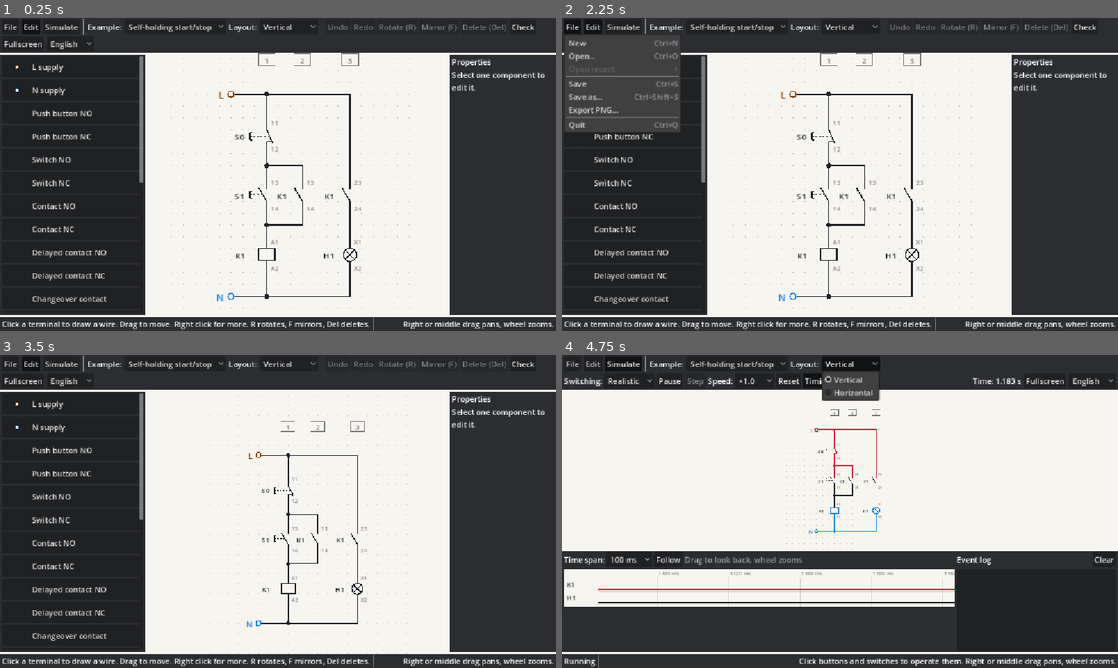
Above: before the commit, frames 1-4 (two rows, left to right).
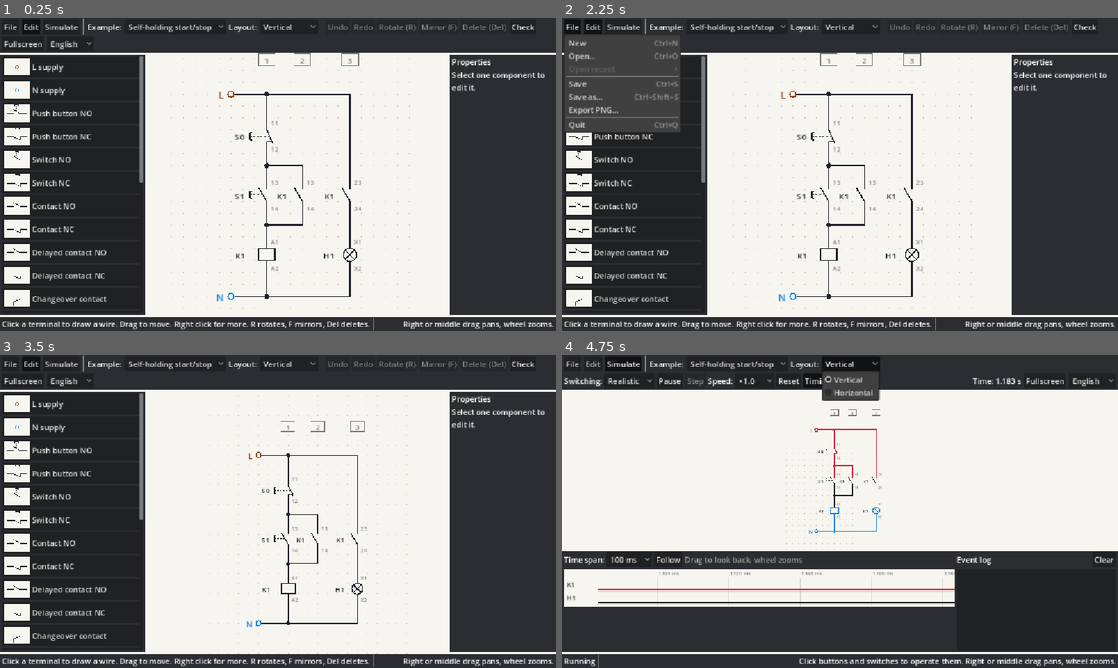
Above: after the commit, the same moments.

Repository: JarasonPC/ladder-lab
Game: Godot game, scene res://main.tscn
The game is run twice, just before and just after one commit, with the same random seed, the same clock (stepped at 60 frames per second) and the same inputs.
Inputs:
- Up to frame 1 (0.25 s): no input
- Up to frame 2 (2.25 s): click "Self-holding start/stop" at 0.5 s; click "Self-holding start/stop" at 1.25 s; click "File" at 2 s
- Up to frame 3 (3.5 s): click "Edit" at 2.75 s
- Up to frame 4 (4.75 s): click "Simulate" at 3.5 s; click "Vertical" at 4.25 s

The runs differ from the first frame. In frame 1, 2.7% of the frame differs, in the area x 0-6%, y 12-93%; in frame 2, 1.9%; in frame 3, 2.7%; in frame 4, nothing differs.

Commit message:
Fix invisible palette icons, swapped coil labels; add short-circuit banner
Palette symbols sit on a light tile again (the opaque panels hid the dark
lines), coil labels follow custom terminal names, and an unprotected
short shows a large red NO FUSE and SHORT CIRCUIT! banner.

Co-Authored-By: Claude Opus 5.5 <noreply@anthropic.com>
Claude-Session: https://claude.ai/code/session_0195W1p1hzfqGfpWqfXK2WuV

Diff:
--- a/ui/editor/palette.gd
+++ b/ui/editor/palette.gd
@@ -72,6 +72,13 @@
 	var symbol: SchematicSymbol = SymbolFactory.create(component, placement)
 	symbol.show_labels = false
 	symbol.scale = Vector2(ICON_SCALE, ICON_SCALE)
+	# Symbols are drawn for the light schematic paper, so give them a tile of it.
+	var paper: ColorRect = ColorRect.new()
+	paper.color = SchematicTheme.BACKGROUND
+	paper.position = Vector2(4, 4)
+	paper.size = Vector2(54, 36)
+	paper.mouse_filter = Control.MOUSE_FILTER_IGNORE
+	button.add_child(paper)
 	var span: float = SymbolGeometry.SPAN * SymbolGeometry.GRID * ICON_SCALE
 	symbol.position = Vector2(10.0 + (span * 0.5 if component is PowerSupply else 0.0), 23.0)
 	button.add_child(symbol)
--- a/ui/editor/schematic_editor.gd
+++ b/ui/editor/schematic_editor.gd
@@ -223,7 +223,7 @@
 			data.erase("drop_out")
 	var replacement: CircuitComponent = DocumentSerializer.component_from_dict(data)
 	if replacement == null:
-		return tr("Terminal names must be different from each other, without spaces or \":\".")
+		return tr("Terminal names must all be different, without spaces or colons.")
 	var snapshot: Dictionary = DocumentSerializer.to_dict(doc)
 	if not _can_replace(old, replacement):
 		return tr("%s is already used in this circuit.") % replacement.id
--- a/ui/main.gd
+++ b/ui/main.gd
@@ -68,6 +68,8 @@
 var _side: VBoxContainer
 ## Part of the window where the schematic is visible (between the panels).
 var _canvas_area: Control
+## Big red warning over the schematic during an unprotected short circuit.
+var _short_banner: Label
 var _properties: PropertiesPanel
 var _check_panel: CheckPanel
 var _status_label: Label
@@ -255,6 +257,22 @@
 	_canvas_area.size_flags_horizontal = Control.SIZE_EXPAND_FILL
 	_canvas_area.mouse_filter = Control.MOUSE_FILTER_IGNORE
 	middle.add_child(_canvas_area)
+	_short_banner = Label.new()
+	_short_banner.auto_translate_mode = Node.AUTO_TRANSLATE_MODE_DISABLED
+	_short_banner.horizontal_alignment = HORIZONTAL_ALIGNMENT_CENTER
+	_short_banner.add_theme_font_size_override("font_size", 26)
+	_short_banner.add_theme_color_override("font_color", Color.WHITE)
+	var banner_style: StyleBoxFlat = StyleBoxFlat.new()
+	banner_style.bg_color = SchematicTheme.LIVE
+	banner_style.set_content_margin_all(10.0)
+	banner_style.set_corner_radius_all(6)
+	_short_banner.add_theme_stylebox_override("normal", banner_style)
+	_short_banner.set_anchors_and_offsets_preset(Control.PRESET_CENTER_TOP)
+	_short_banner.grow_horizontal = Control.GROW_DIRECTION_BOTH
+	_short_banner.position.y = 12.0
+	_short_banner.mouse_filter = Control.MOUSE_FILTER_IGNORE
+	_short_banner.hide()
+	_canvas_area.add_child(_short_banner)
 	_side = VBoxContainer.new()
 	middle.add_child(_side)
 	_properties = PropertiesPanel.new()
@@ -794,6 +812,9 @@
 func _on_stepped(result: StepResult) -> void:
 	if _time_label == null:
 		return
+	_short_banner.visible = mode == Mode.SIMULATE and result.short_circuit
+	if _short_banner.visible:
+		_short_banner.text = tr("NO FUSE and SHORT CIRCUIT!")
 	if mode == Mode.EDIT:
 		_status_label.text = _editor_hint
 		_status_label.remove_theme_color_override("font_color")
--- a/ui/symbols/coil_symbol.gd
+++ b/ui/symbols/coil_symbol.gd
@@ -29,8 +29,9 @@
 func _draw_labels() -> void:
 	var anchor: Vector2 = Vector2(-1.8 * G, 1.5 * G)
 	draw_label(component.designation, anchor, SchematicTheme.LABEL_SIZE, SchematicTheme.TEXT)
-	draw_label("A1", Vector2(0.35 * G, 0.4 * G), SchematicTheme.TERMINAL_SIZE, SchematicTheme.TERMINAL_TEXT)
-	draw_label("A2", Vector2(0.35 * G, 2.6 * G), SchematicTheme.TERMINAL_SIZE, SchematicTheme.TERMINAL_TEXT)
+	var names: PackedStringArray = component.get_terminal_names()
+	draw_label(names[0], Vector2(0.35 * G, 0.4 * G), SchematicTheme.TERMINAL_SIZE, SchematicTheme.TERMINAL_TEXT)
+	draw_label(names[1], Vector2(0.35 * G, 2.6 * G), SchematicTheme.TERMINAL_SIZE, SchematicTheme.TERMINAL_TEXT)
 	if component is TimerRelay:
 		var timer: TimerRelay = component as TimerRelay
 		var remaining: float = timer.get_remaining()
Not shown, changed: translations/ladder_lab.pot
Not shown, changed: CLAUDE.md
